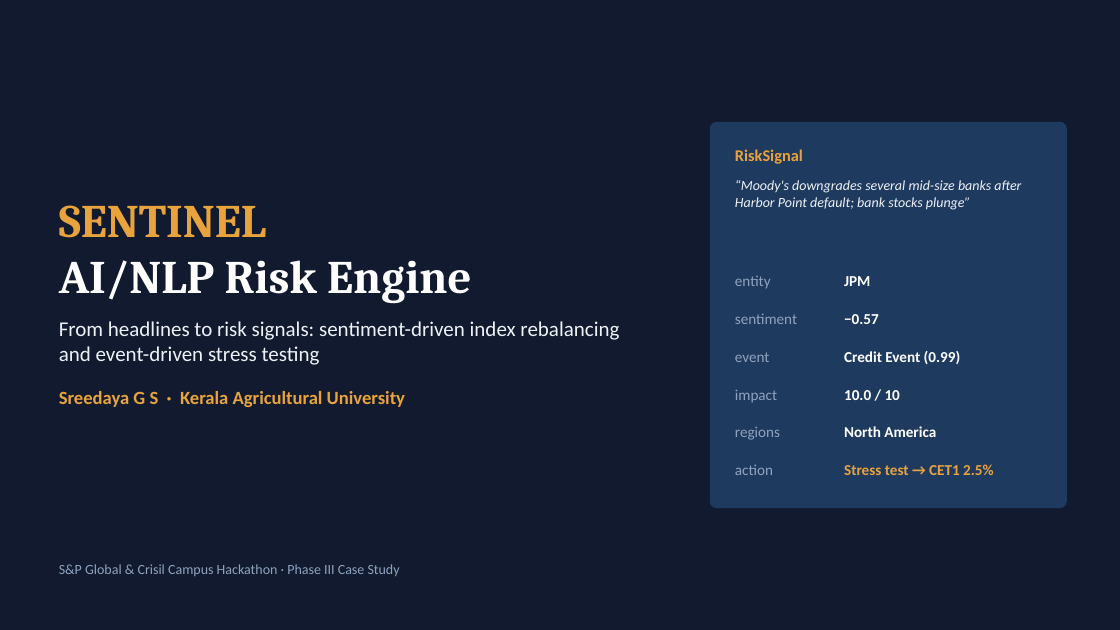
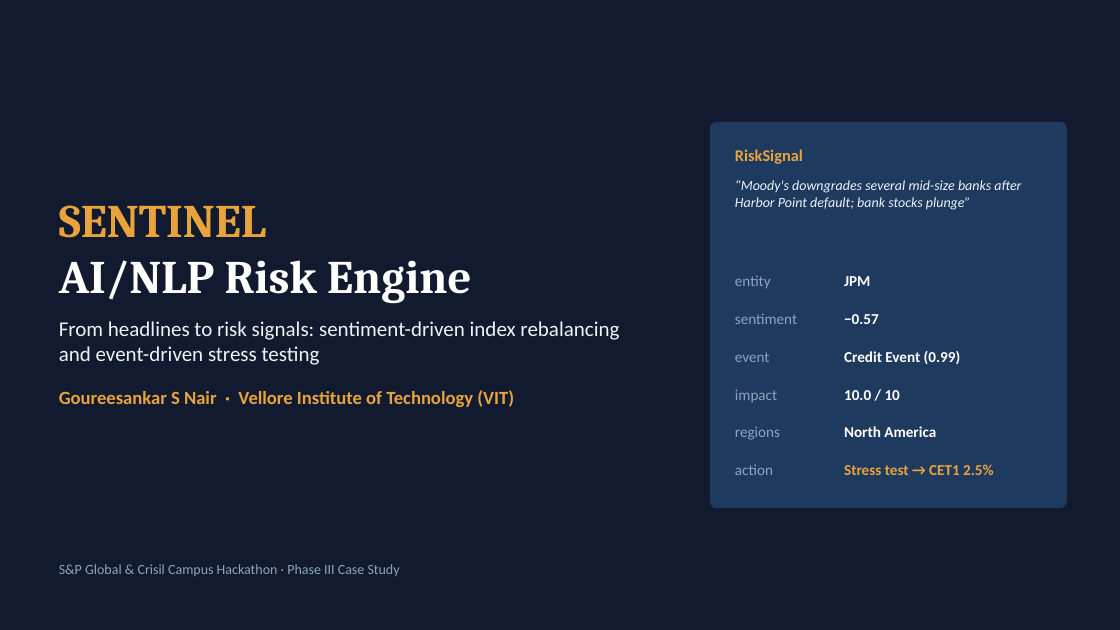
Before and after one commit to Goureesankarr/vellore-institute-of-technology-goureesankar-s-nair-hackathon, a slide deck: slide 1 of docs/presentation.pptx. Drawn at 1120x630 pixels with LibreOffice and Linux fonts; fonts in the diff are those of the drawing. Boxes give left, top, right and bottom in pixels: in the first picture for what was removed or moved away, otherwise in the second. Text is boxed around its words. In the diff, an @@ line names an element or a change of style, - is before the commit and + after.

```diff
--- a/docs/presentation.pptx
+++ b/docs/presentation.pptx
@@ text at <box>59,390,514,407</box>: text changed @@
-Sreedaya G S · Kerala Agricultural University
+Goureesankar S Nair · Vellore Institute of Technology (VIT)
```
Also in this commit, not shown: 3 other files.
